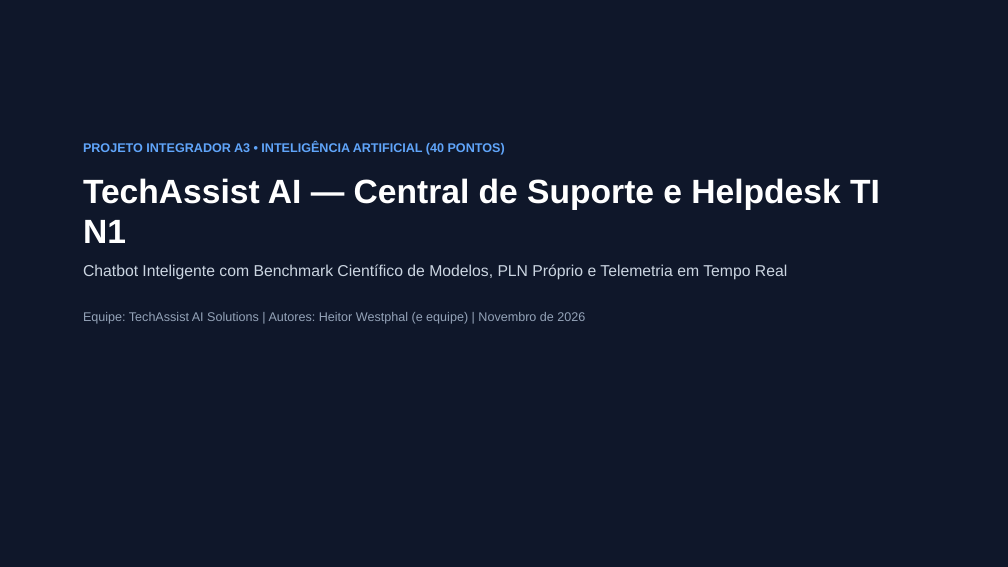
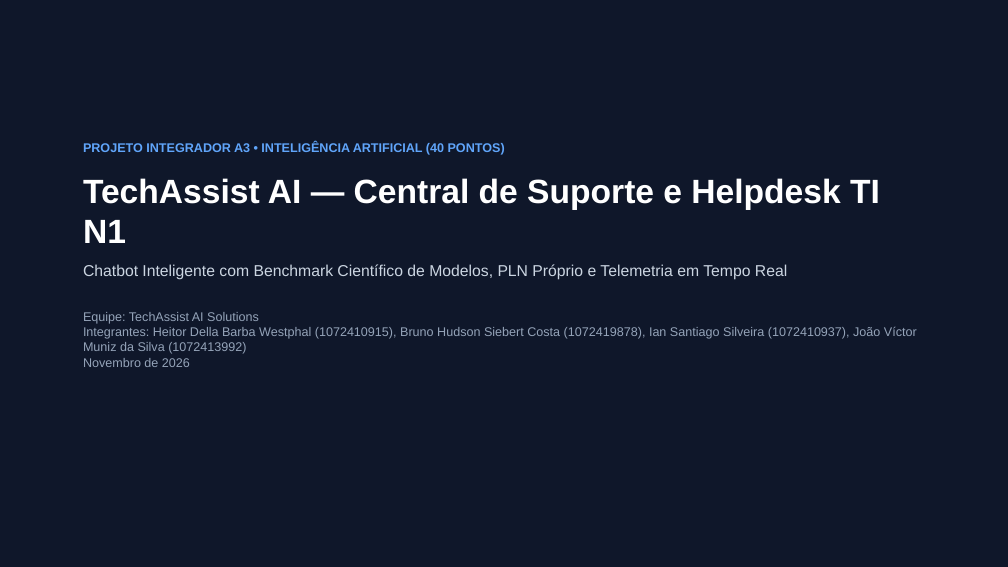
Before and after one commit to HeitorWestphal/TechAssist-Chatbot-A3, a slide deck: slide 1 of docs/APRESENTACAO_DEFESA_A3.pptx. Drawn at 1008x567 pixels with LibreOffice and Linux fonts; fonts in the diff are those of the drawing. Boxes give left, top, right and bottom in pixels: in the first picture for what was removed or moved away, otherwise in the second. Text is boxed around its words. In the diff, an @@ line names an element or a change of style, - is before the commit and + after.

Commit message:
docs: adicao dos integrantes nominais com RAs, guia de contribuicao CONTRIBUTING.md, templates de PR/Issue e validacao cruzada 5-fold

```diff
--- a/docs/APRESENTACAO_DEFESA_A3.pptx
+++ b/docs/APRESENTACAO_DEFESA_A3.pptx
@@ text at (83,312,917,367): text changed @@
-Equipe: TechAssist AI Solutions | Autores: Heitor Westphal (e equipe) | Novembro de 2026
+Equipe: TechAssist AI Solutions
+Integrantes: Heitor Della Barba Westphal (1072410915), Bruno Hudson Siebert Costa (1072419878), Ian Santiago Silveira (1072410937), João Víctor Muniz da Silva (1072413992)
+Novembro de 2026
```
Also in this commit, not shown: 1 other slide changed, 18 other files.
